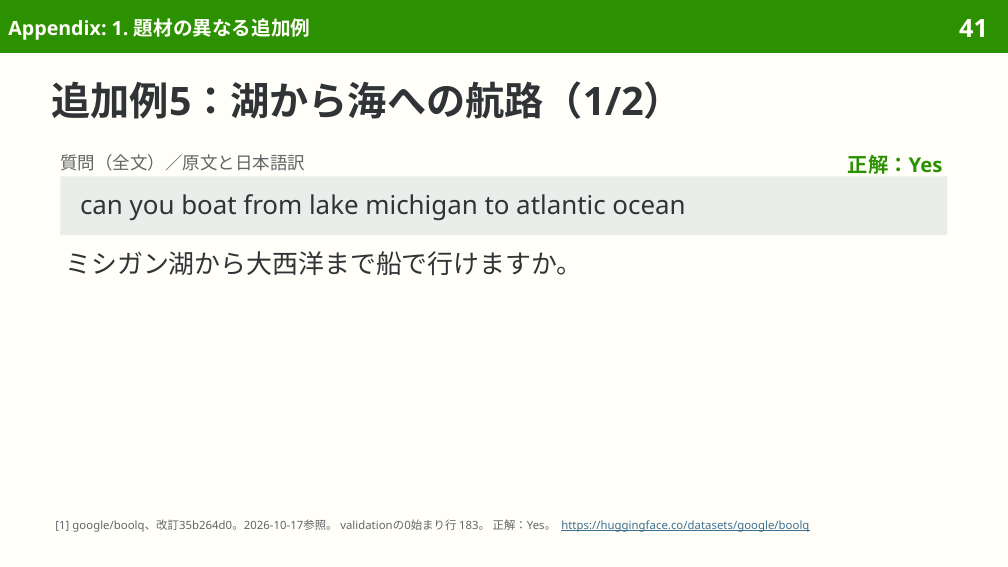
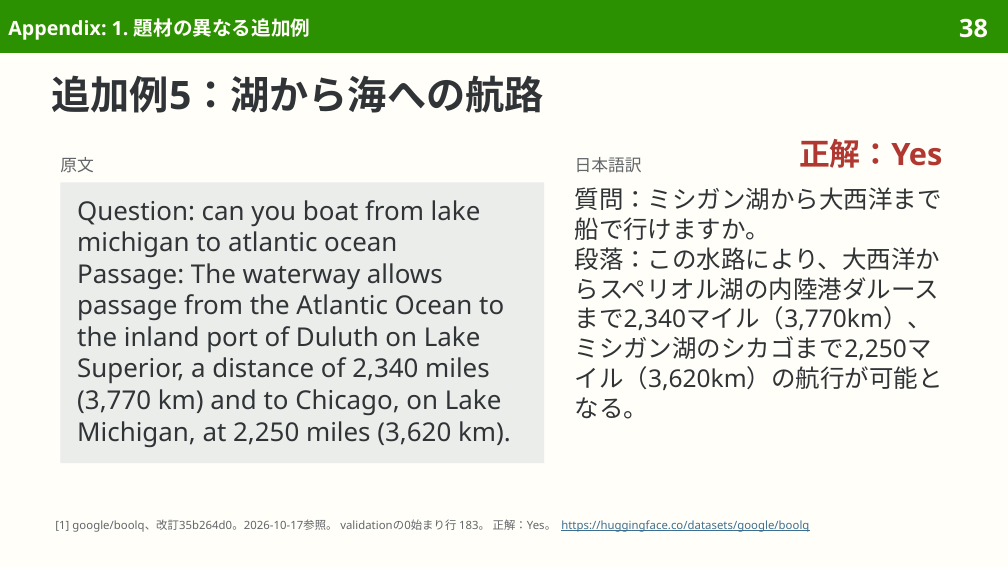
Before and after one commit to sasakiy84/datasets-in-10-minutes, a slide deck: slide 38 of slides/datasets-in-10-minutes-boolq.pptx (slide 41 before the commit). Drawn at 1008x567 pixels with LibreOffice and Linux fonts; fonts in the diff are those of the drawing. Boxes give left, top, right and bottom in pixels: in the first picture for what was removed or moved away, otherwise in the second. Text is boxed around its words. In the diff, an @@ line names an element or a change of style, - is before the commit and + after.

```diff
--- a/slides/datasets-in-10-minutes-boolq.pptx
+++ b/slides/datasets-in-10-minutes-boolq.pptx
@@ page number at (959, 18, 988, 38): text changed @@
-41
+38
@@ title at (52, 75, 544, 113): text changed @@
-追加例5：湖から海への航路（1/2）
+追加例5：湖から海への航路
@@ text "正解：Yes": place and size @@
-text "正解：Yes" at (848, 155, 943, 174)
+text "正解：Yes" at (799, 139, 942, 168)
@@ text "正解：Yes" at (799, 139, 942, 168): size 14.5 to 22 pt, text colour #2C9100 to #B13731; line spacing 1.17 to 26.8pt @@
@@ rectangle removed at (60, 176, 948, 235) @@
-can you boat from lake michigan to atlantic ocean
@@ text added at (60, 157, 94, 173), 12 pt, text #626669 @@
+原文
@@ text at (575, 157, 642, 173): text changed; size 12.5 to 12 pt @@
-質問（全文）／原文と日本語訳
+日本語訳
@@ rectangle added at (60, 182, 544, 464), fill #EBEDEB, 18.5 pt, text #303437 @@
+Question: can you boat from lake michigan to atlantic ocean
+Passage: The waterway allows passage from the Atlantic Ocean to the inland port of Duluth on Lake Superior, a distance of 2,340 miles (3,770 km) and to Chicago, on Lake Michigan, at 2,250 miles (3,620 km).
@@ text added at (575, 187, 943, 419), 17.5 pt, text #303437 @@
+質問：ミシガン湖から大西洋まで船で行けますか。
+段落：この水路により、大西洋からスペリオル湖の内陸港ダルースまで2,340マイル（3,770km）、ミシガン湖のシカゴまで2,250マイル（3,620km）の航行が可能となる。
@@ text removed at (65, 251, 582, 275) @@
-ミシガン湖から大西洋まで船で行けますか。
```
Also in this commit, not shown: 6 other slides changed, 7 slides removed, 9 other files.
